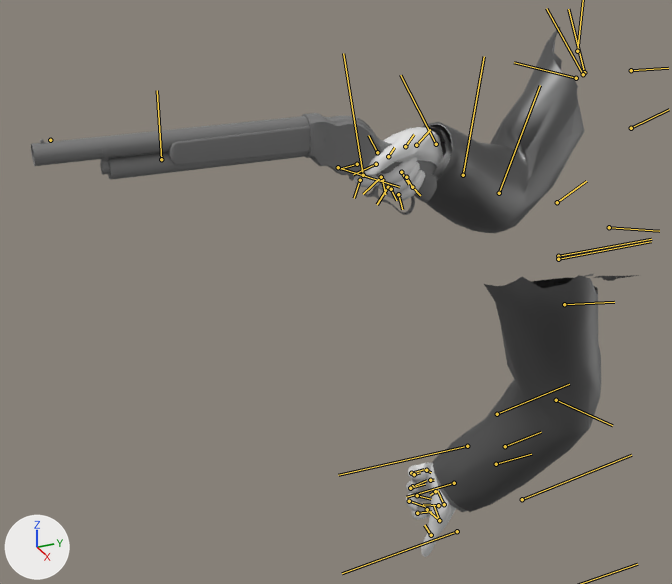
A saved change to the Blender file GameData/sourceAssets/shotgun_lever.blend.
One viewpoint serves both versions: a 50 mm camera at (1.156, -0.92, 0.254) aimed at (-0.099, -0.355, -0.374). The axes (+X, +Y, +Z) are drawn at lower left. The lights are the same throughout. Both versions are drawn at frame 29 of the action 'attack'; the numbers are the values there. The bones that bend it are drawn over the model as lines.

In view in the first picture: 'PlayerModelMerged', 'shotgun'.
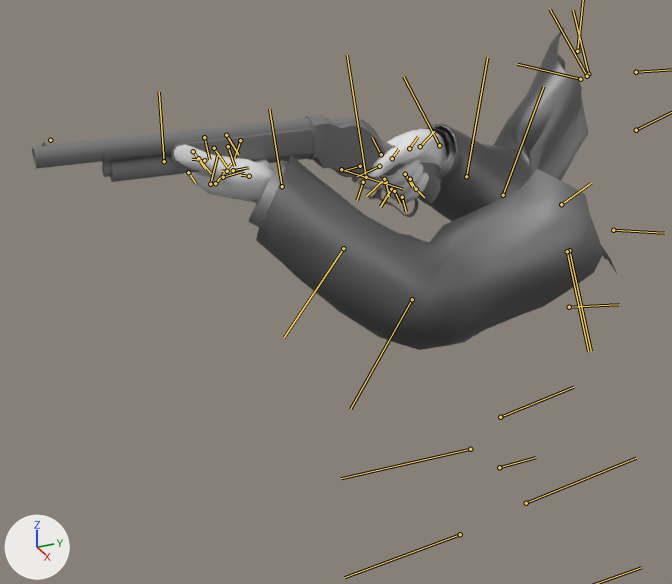
Commit message: shotgun left hand animation

What the commit changed:
Bone 'pelvis' (bone_pelvis) moves from (-0.9, 4.2, 1.8) to (-0.9, 4.2, 0.6).
Bone 'upperarm_l' (bone_upperarm_l) moves from (-1.3, -20.2, 0.8) to (-2.8, -15.3, -2.1).
Bone 'upperarm_l' (bone_upperarm_l) turns from (42, 48, 23) to (-19, 15, -92) degrees about its own x, y and z.

What differs and where, as boxes [x1, y1, x2, y2] in the pictures (672 x 584 px):
'PlayerModelMerged', posed (56% wider, 39% shorter): before [354, 27, 639, 557]; after [174, 28, 618, 350]
'shotgun', posed: before [31, 113, 439, 215]; after [32, 115, 443, 217]
bone 'pelvis', root to tip: before (496, 464) to (531, 454); after (499, 467) to (535, 457)
bone 'upperarm_l', root to tip: before (558, 256) to (651, 239); after (569, 250) to (591, 351)
